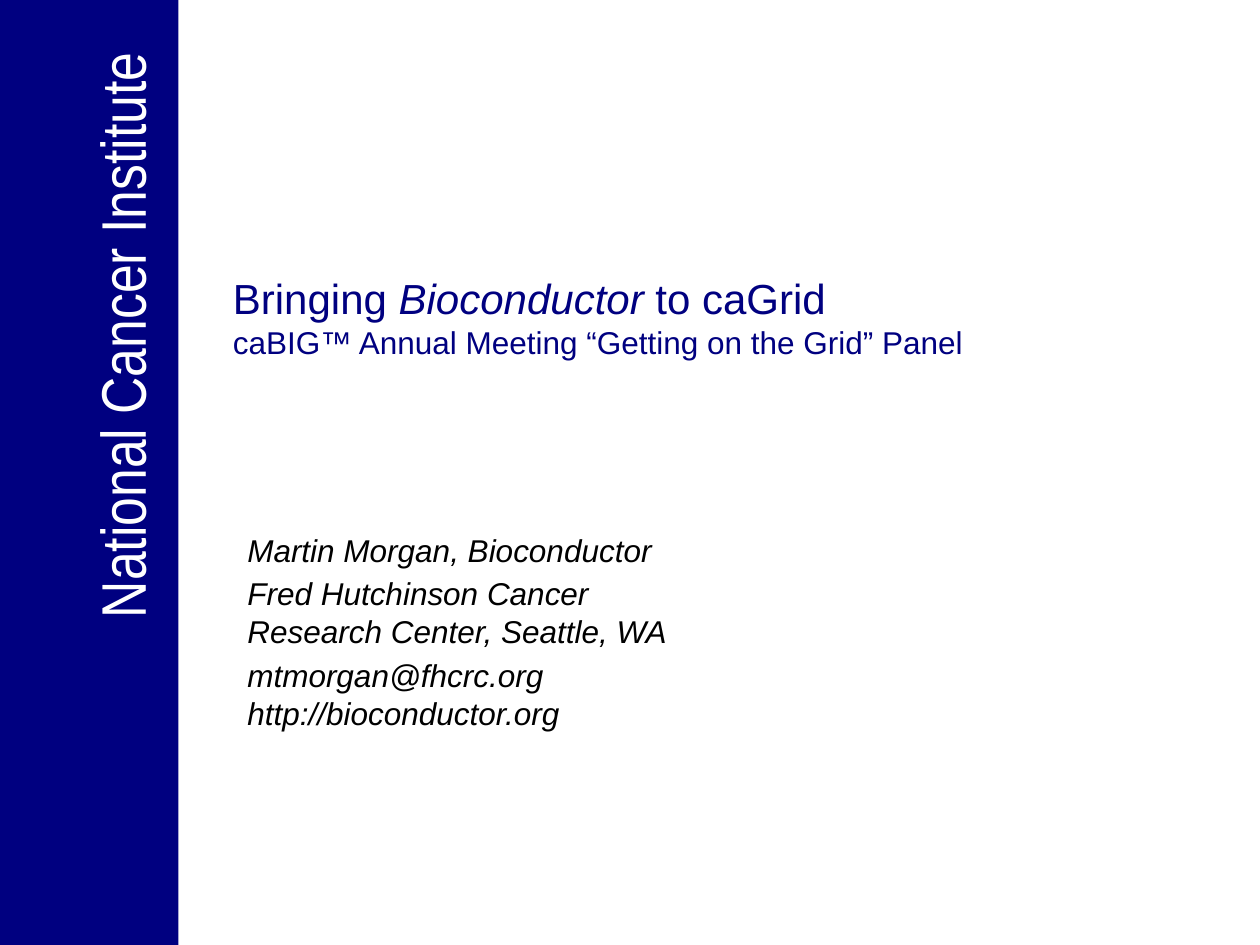
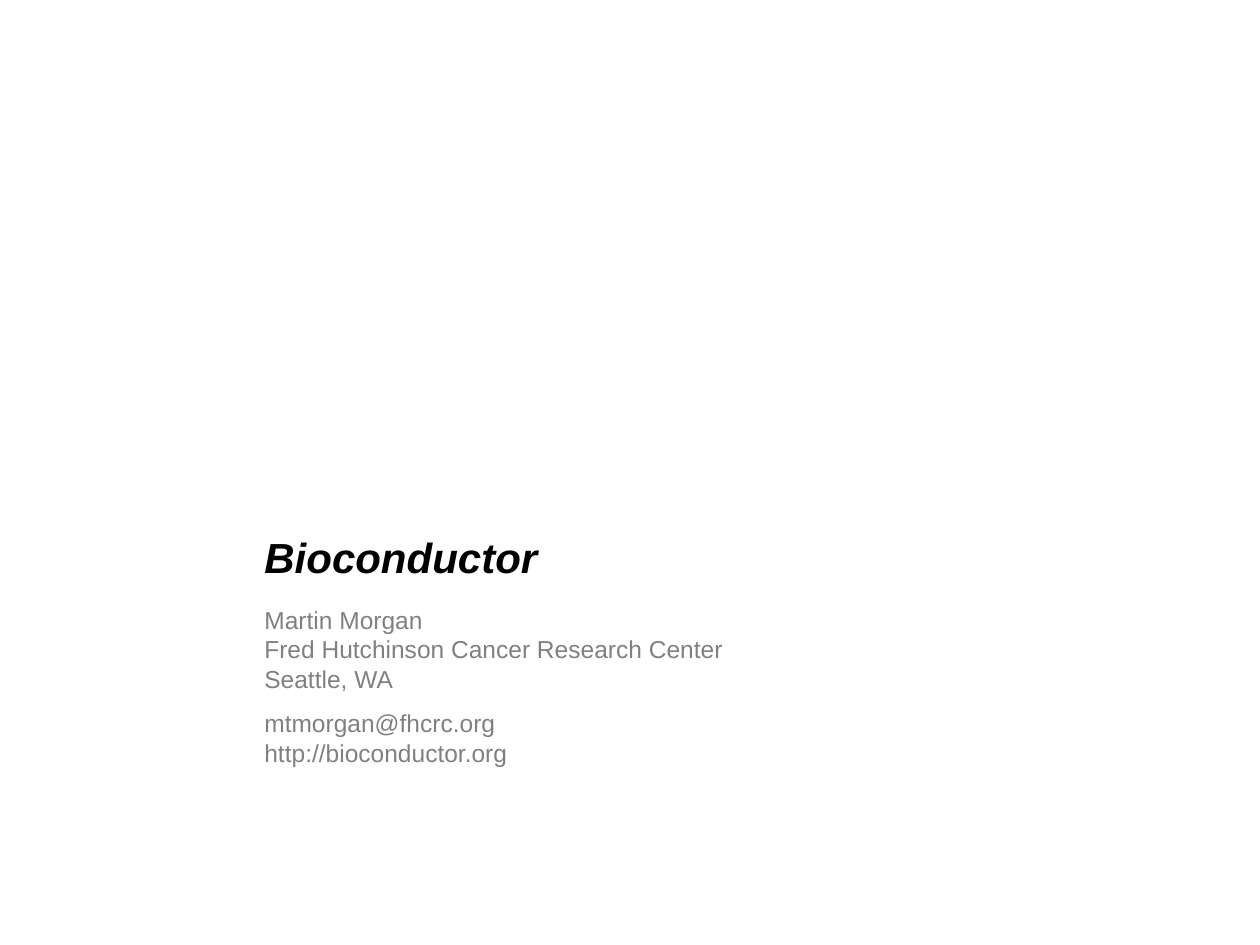
Before and after one commit to NCIP/bioconductor_v1, a slide deck: slide 1 of trunk/bioconductor/Presentations/caBIG_Annual_Meeting_2007_Getting_on_the_grid_panel.ppt. Drawn at 1260x945 pixels with LibreOffice and Linux fonts; fonts in the diff are those of the drawing; background and template pictures are left out. Boxes give left, top, right and bottom in pixels: in the first picture for what was removed or moved away, otherwise in the second. Text is boxed around its words. In the diff, an @@ line names an element or a change of style, - is before the commit and + after.

```diff
--- a/trunk/bioconductor/Presentations/caBIG_Annual_Meeting_2007_Getting_on_the_grid_panel.ppt
+++ b/trunk/bioconductor/Presentations/caBIG_Annual_Meeting_2007_Getting_on_the_grid_panel.ppt
@@ rectangle removed at [0,0,179,945] @@
@@ text removed at [88,71,159,613] @@
-National Cancer Institute
@@ title added at [0,220,1260,305], 36 pt, text #FFFFFF, bold @@
+caGrid 1.0 Reference Implementations
@@ title removed at [233,283,963,360] @@
-Bringing Bioconductor to caGrid
-caBIG™ Annual Meeting “Getting on the Grid” Panel
@@ subtitle added at [264,542,537,574], 24 pt, text #000000, bold, italic @@
+Bioconductor
@@ text "Martin Morgan Fred Hutchinson Cancer ...": place and size @@
-text "Martin Morgan Fred Hutchinson Cancer ..." at [247,539,667,731]
+text "Martin Morgan Fred Hutchinson Cancer ..." at [264,611,723,767]
@@ text at [264,611,723,691]: text changed; size 18 to 14 pt; text colour #000000 to #808080; italic off @@
-Martin Morgan, Bioconductor
-Fred Hutchinson Cancer Research Center, Seattle, WA
+Martin Morgan
+Fred Hutchinson Cancer Research Center
+Seattle, WA
@@ text at [264,714,507,767]: size 18 to 14 pt, text colour #000000 to #808080, italic off in "mtmorgan@fhcrc.org http://bioconductor.org"; more space between paragraphs @@
```
Also in this commit, not shown: 5 other slides changed, 2 slides added, 2 slides removed.
